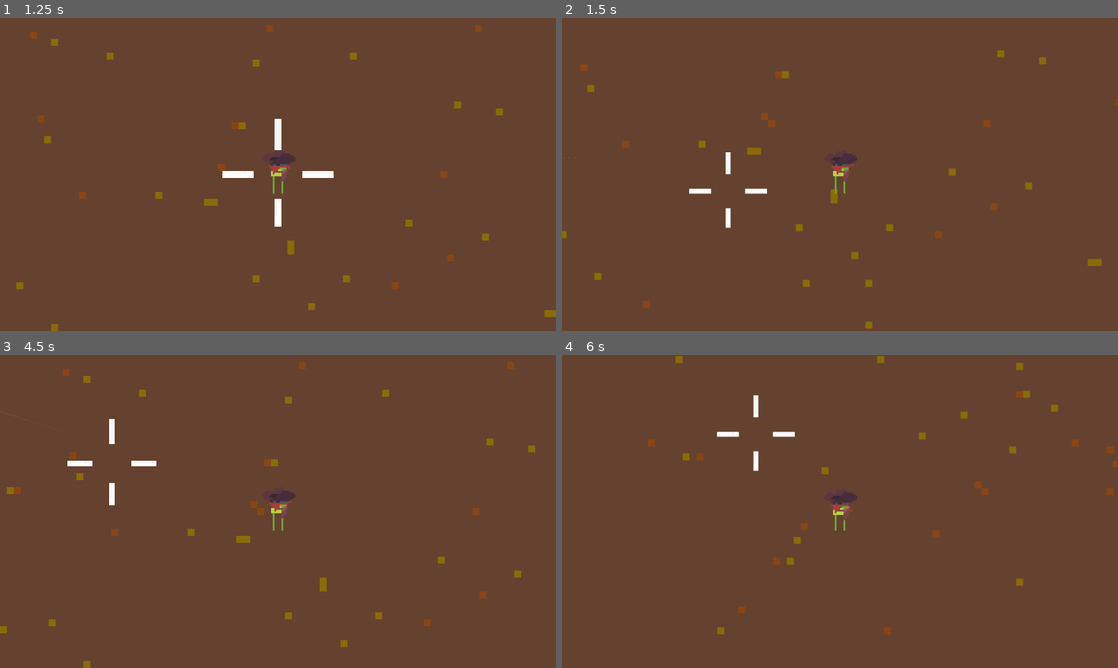
Above: before the commit, frames 1-4 (two rows, left to right).
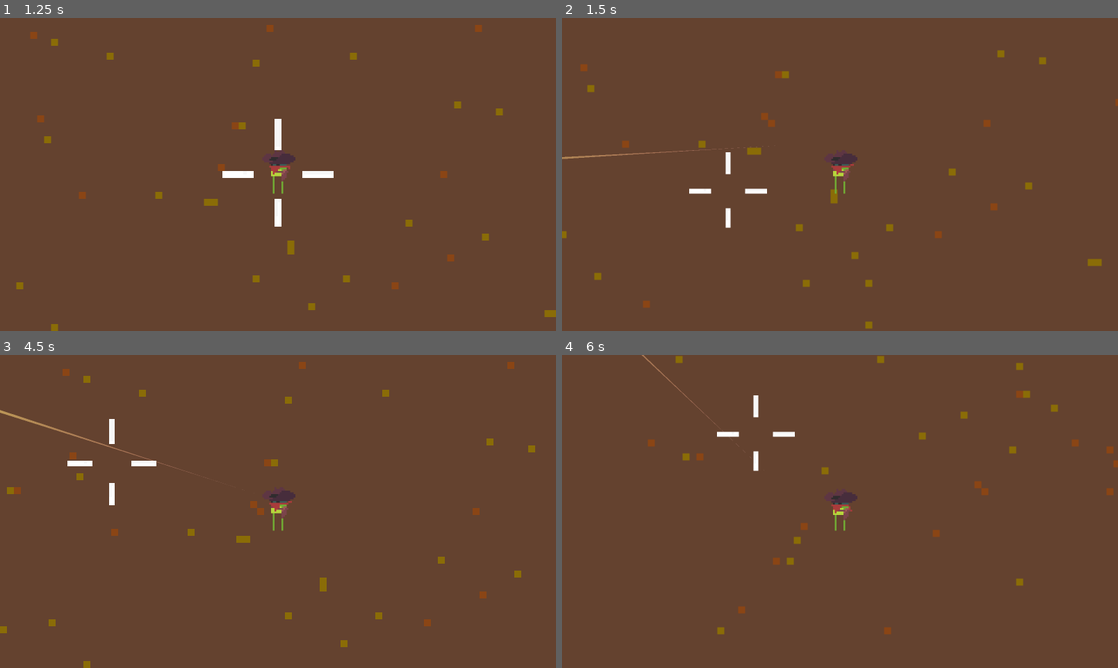
Above: after the commit, the same moments.

Repository: Niimphu/quickdraw
Game: Godot game, scene res://test.tscn
Same seed, same stepped clock (60 frames per second), same inputs: the game is played once before the commit and once after it. The engine's default icon, where the game draws it, is replaced by a stand-in: a white triangle on a blue panel in a dark square.
Inputs (mouse positions are in pixels of both pictures, inside the frame that each line leads up to):
- Up to frame 1 (1.25 s): tap Enter at 0.5 s; hold D (right) from 0.53 s (still down); hold Space (roll) from 0.53 s (still down)
- Up to frame 2 (1.5 s): move the mouse to (728, 190) at 1.27 s; release D (right) at 1.28 s; release Space (roll) at 1.28 s; hold S (down) from 1.28 s (still down); click (728, 190) at 1.35 s
- Up to frame 3 (4.5 s): move the mouse to (333, 442) at 2.02 s; release S (down) at 2.03 s; hold D (right) 2.03-2.78 s; hold Space (roll) 2.03-2.78 s; move the mouse to (250, 574) at 2.77 s; hold W (up) 2.78-3.53 s; click (250, 574) at 2.85 s; move the mouse to (444, 558) at 3.52 s; hold Space (roll) 3.53-4.28 s; hold A (left) from 3.53 s (still down); tap R (reload) at 4.15 s; move the mouse to (111, 464) at 4.27 s; click (111, 464) at 4.35 s
- Up to frame 4 (6 s): move the mouse to (867, 511) at 5.02 s; release A (left) at 5.03 s; hold S (down) 5.03-5.78 s; hold Space (roll) 5.03-5.78 s; move the mouse to (756, 433) at 5.77 s; hold D (right) from 5.78 s (still down); click (756, 433) at 5.85 s

Frame 1 is identical in both runs. In frame 2, 0.1% of the frame differs, in the area x 0-29%, y 41-46%; in frame 3, 0.2%, in the area x 0-36%, y 17-39%; in frame 4, less than 0.1%.

Commit message:
slower smaller bullet

Diff:
--- a/bullet.tscn
+++ b/bullet.tscn
@@ -17,11 +17,12 @@
 Trail = NodePath("Trail")
 
 [node name="Sprite2D" type="Sprite2D" parent="." unique_id=1847800700]
+visible = false
 texture = ExtResource("1_v7oki")
 
 [node name="Trail" type="Line2D" parent="." unique_id=480383130]
 points = PackedVector2Array(0, 0)
-width = 3.0
+width = 1.0
 width_curve = SubResource("Curve_v8qja")
 gradient = SubResource("Gradient_t4vbm")
 begin_cap_mode = 2
--- a/revolver.gd
+++ b/revolver.gd
@@ -7,7 +7,7 @@
 @export var max_ammo := 6
 
 var bullet_scene := preload("res://bullet.tscn")
-var bullet_speed := 4000
+var bullet_speed := 1000
 var shooting := false
 var ammo := max_ammo
 
Binary file changed: img/bulet.png
